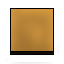
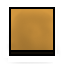
The second 64×64 image is a revision of the first. Changes to its layers:
painted on "ExtraTexture" over (7, 7, 56, 54)
painted on "BaseTexture" over (9, 7, 55, 56)
